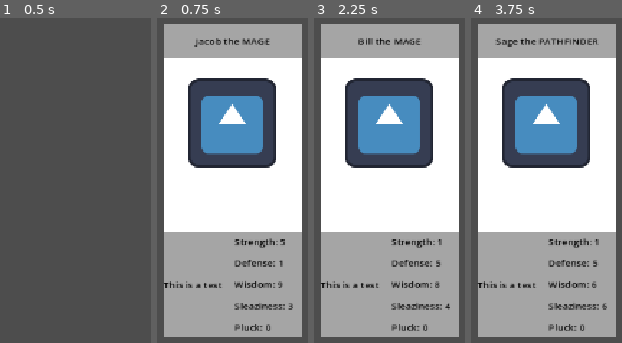
Above: before the commit, frames 1-4 (left to right).
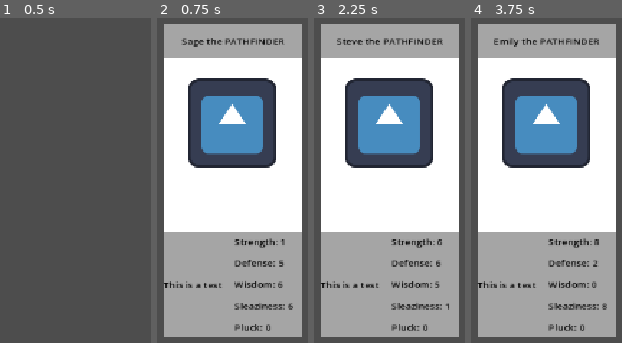
Above: after the commit, the same moments.

Repository: ActuallySanta/Fantasy-Guild-Manager
Game: Godot game, scene res://Scenes/main.tscn
Two runs of this game, one before a commit and one after it. Both use one fixed random seed, a clock stepped at 60 frames per second and the inputs below. The engine's default icon, where the game draws it, is replaced by a stand-in: a white triangle on a blue panel in a dark square.
Inputs:
- Up to frame 1 (0.5 s): no input
- Up to frame 2 (0.75 s): tap Enter at 0.5 s; hold Space (Spawn Card) from 0.53 s (still down)
- Up to frame 3 (2.25 s): release Space (Spawn Card) at 1.28 s; tap I at 1.35 s; tap Enter at 2 s; hold Space (Spawn Card) from 2.03 s (still down)
- Up to frame 4 (3.75 s): release Space (Spawn Card) at 2.78 s; tap I at 2.85 s; tap Enter at 3.5 s; hold Space (Spawn Card) from 3.53 s (still down)

Frame 1 is identical in both runs. In frame 2, 1.0% of the frame differs, in the area x 15-91%, y 6-90%; in frame 3, 1.0%; in frame 4, 1.1%, in the area x 15-91%, y 6-89%.

Commit message:
updated for more data and randomness

Diff:
--- a/Scripts/Quest Creator/quest_Manager.gd
+++ b/Scripts/Quest Creator/quest_Manager.gd
@@ -9,6 +9,10 @@
 	adventurerArray = thisQuest.generatePartyDuo()
 	print(adventurerArray[0].name)
 	print(adventurerArray[1].name)
+
+	var questResults : String
+	questResults = thisQuest.generateResults(adventurerArray, 80.0)
+	print(questResults)
 	pass
 
 
--- a/Scripts/Quest Creator/quest_resource.gd
+++ b/Scripts/Quest Creator/quest_resource.gd
@@ -17,10 +17,17 @@
 	Escort = 2,
 }
 
-#enum for preferred stat, link directly to QuestType
+enum FavoredStat{
+	Attack = 0,
+	Defense = 1,
+	Wisdom = 2,
+	Sleaze = 3,
+	Pluck = 4
+}
 
 #enum for modifiers if we ever choose to do them
 
+#might hardcode these we will see based on scope and gdscript and whatnot
 var start: String
 var middle: String
 var end: String
@@ -29,12 +36,14 @@
 #var for statReward if applicable
 
 var location: String
-#var/vars for flavor (characters/items/etc)
+#var/vars for other flavors (characters/items/etc)
 
 var difficulty: QuestDifficulty
 var type: QuestType
-#var for preffered stat I spelled that wrong
+var favStat: FavoredStat
 #var for modifier(s) if we ever choose to do that
+
+var monsters: Array[String] #temp array for monsters for early testing
 
 #need to pull a bunch of stuff out of spreadsheet somehow at some time
 #start, middle, end, location, and flavors all need to be pulled out, probably
@@ -43,19 +52,46 @@
 #don't know yet if this needs to be sent somewhere either, but I assume we want
 #this as void regardless
 func _init() -> void:
+	#hard coding variables for intial testing
+	difficulty = 0;
+	type = 0;
+	favStat = 0;
+
+	location = "Metalmarrow Mines"
+	goldReward = 200;
+
+	#set here for early testing only
+	monsters.append("Goblin")
+	monsters.append("Orc")
+	monsters.append("Troll")
+
 	#set variables
 	#generate description -> I don't know if that will be held here or not
 	pass
 
-#I assume this should be sending something somewhere but until we figure out
-#what & where I'm leaving it on void
 #this is the main root method for deciding and generating results I'll have
 #methods branch off to decide certain parts of the results
 func generateResults(_questingAdventurers: Array[GuildCharacter],
 _successChance: float) -> String:
-	#generate characters for now
+	var returnString = ""
 
-	#put in start text
+	var party : Array[GuildCharacter]
+	party = generatePartyDuo()
+
+	returnString = str(returnString, "", _questingAdventurers[0].name, " and ", _questingAdventurers[1].name,
+	" raided the ", location, ".\n")
+
+	var loopbreaker = 10
+	while randi_range(-1, 10) < loopbreaker:
+		match randi_range(0, 1):
+			0:
+				returnString = str(returnString, _combatEncounter(_questingAdventurers, _successChance))
+			1:
+				returnString = str(returnString, _search(_questingAdventurers, _successChance))
+		loopbreaker = loopbreaker - 1;
+
+	returnString = str(returnString, "", _questingAdventurers[0].name, " and ", _questingAdventurers[1].name,
+	" reached the bottom of the ", location, ".\n")
 
 	#loop with size based on difficulty -> higher difficulty more loops
 	#each iteration picks combat, search, or to move on faster (starts as very
@@ -67,25 +103,41 @@
 
 	#once the loop moves on we are done here
 	#put in end text
-	return ""
+	return returnString
 
 	#FUNCTION FOR SUCCESS CHANCE
 
-func _combatEncounter(_fightingAdventurers: Array[GuildCharacter],
+func _combatEncounter(_questingAdventurers: Array[GuildCharacter],
 _successChance: float) -> String:
 	#generate value, influenced by _successChance and difficulty
 	#deals with any changes to the characters based on value, high value means
 	#more success, stat ups, etc, low value is worse, injuries or death
 	#then it adds to a string and returns the string to the main method
-	return ""
 
-func _search(_fightingAdventurers: Array[GuildCharacter],
+	var returnString = ""
+	match randi_range(0, 1):
+		0:
+			returnString = str(returnString, "The PARTY was attacked by a group of ", monsters[randi_range(0, 2)],
+			"s, but defeated them WITHOUT SUSTAINING ANY INJURIES.\n")
+		1:
+			returnString = str(returnString, _questingAdventurers[0].name, " was attacked by a ", monsters[randi_range(0, 2)],
+			". They managed to fight the monster off but was INJURED in the process.\n")
+	return returnString
+
+func _search(_questingAdventurers: Array[GuildCharacter],
 _successChance: float) -> String:
 	#generate value, influenced by _successChance and difficulty
 	#deals with any changes to the characters based on value, high value means
 	#more success, gold, etc, low value is worse, injuries or death
 	#then it adds to a string and returns the string to the main method
-	return ""
+
+	var returnString = ""
+	match randi_range(0, 1):
+		0:
+			returnString = str(returnString, "The PARTY discovered an old chest containing 17 gold.\n")
+		1:
+			returnString = str(returnString, _questingAdventurers[1].name, " tripped on a rock and gained 1 INJURY.\n")
+	return returnString
 
 func generatePartyDuo() -> Array[GuildCharacter]:
 	var party : Array[GuildCharacter]
